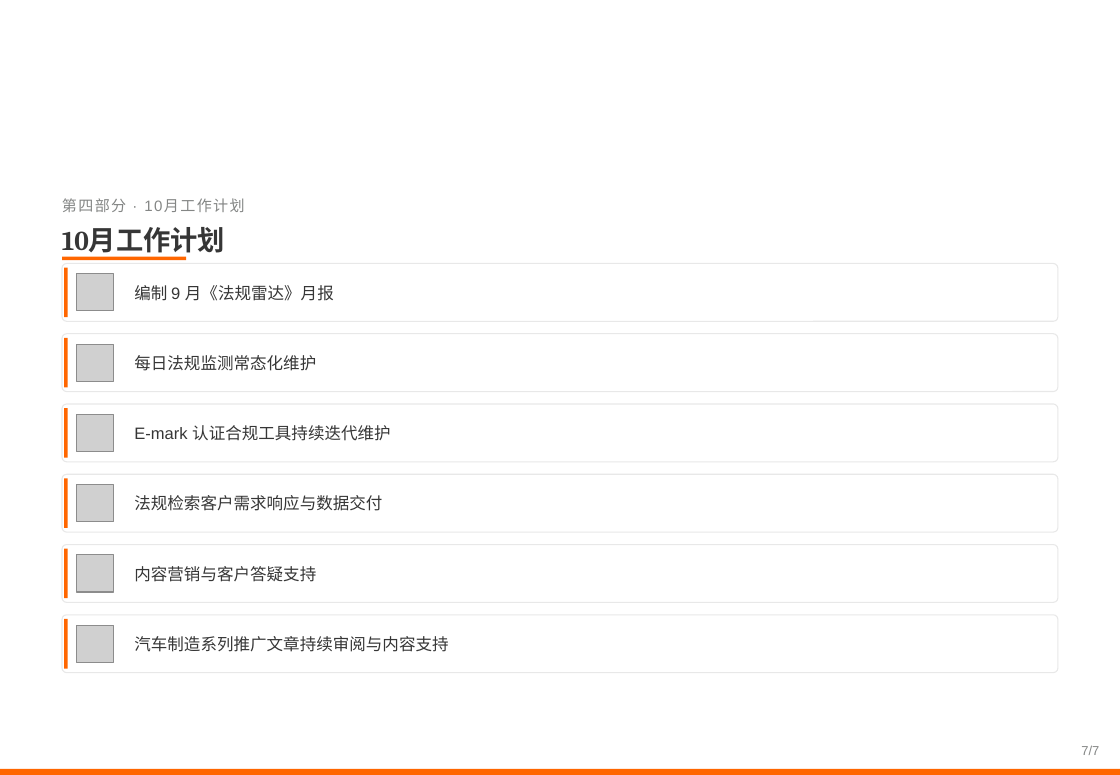
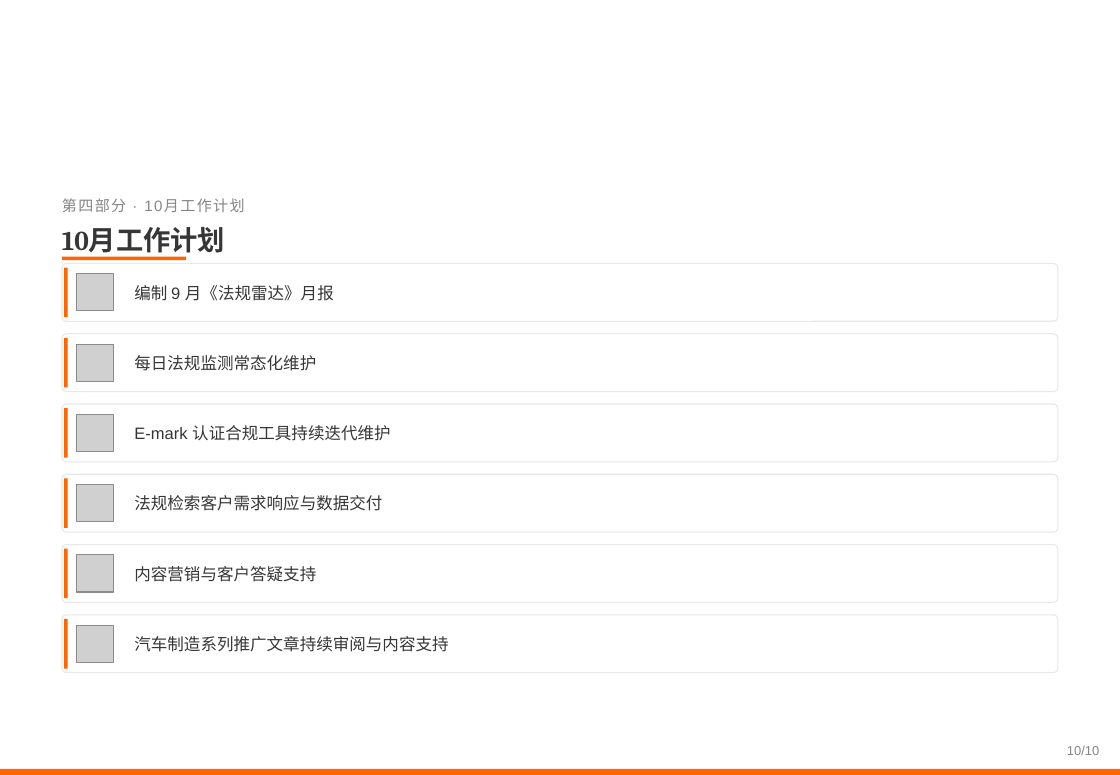
Before and after one commit to zhenghannah1228-boop/Auto-Reg-Monitor, a slide deck: slide 10 of 2026年8-9月工作汇报.pptx (slide 7 before the commit). Drawn at 1120x775 pixels with LibreOffice and Linux fonts; fonts in the diff are those of the drawing; grey boxes stand for pictures; background and template pictures are left out. Boxes give left, top, right and bottom in pixels: in the first picture for what was removed or moved away, otherwise in the second. Text is boxed around its words. In the diff, an @@ line names an element or a change of style, - is before the commit and + after.

```diff
--- a/2026年8-9月工作汇报.pptx
+++ b/2026年8-9月工作汇报.pptx
@@ text at (1067,746,1099,755): text changed @@
-7/7
+10/10
```
Also in this commit, not shown: 5 other slides changed, 4 slides added, 1 slide removed.
